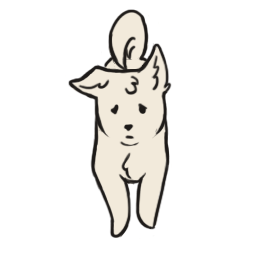
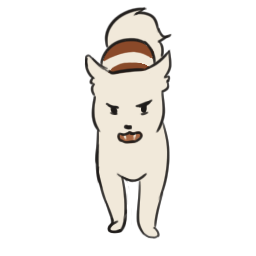
Layered file, before and after one edit (w=256, h=256). Changes by layer:
added group "Cat Lines" with 4 layers above "Stripe/Mouth" over bbox(83, 6, 172, 239)
added layer "Layer 15" (1st of 2, in "Cat Lines") in group "Cat Lines" over bbox(84, 6, 172, 239)
added layer "Layer 14" (1st of 2, in "Cat Lines") in group "Cat Lines" over bbox(83, 6, 172, 239)
added layer "Layer 13" (1st of 5, in "Cat Lines") in group "Cat Lines" over bbox(84, 9, 172, 239)
added layer "Layer 20" (1st of 2, in "Cat Lines") in group "Cat Lines" over bbox(86, 9, 172, 239)
added group "Stripe/Mouth" with 4 layers above "Color" over bbox(103, 36, 154, 144)
added layer "Layer 20" (2nd of 2, in "Stripe/Mouth") in group "Stripe/Mouth" over bbox(103, 40, 154, 144)
moved "Layer 19" (1st of 2, in "Stripe/Mouth") into group "Stripe/Mouth", painted on it over bbox(68, 9, 172, 239)
moved "Layer 18" (1st of 2, in "Stripe/Mouth") into group "Stripe/Mouth", painted on it over bbox(68, 9, 171, 239)
removed layer "Layer 17" from group "Color" over bbox(68, 6, 172, 239)
removed layer "Layer 16" from group "Color" over bbox(68, 9, 172, 239)
added layer "Layer 22" in group "Stripe/Mouth" over bbox(103, 40, 154, 143)
moved "Color" above "Layer 19" over bbox(68, 6, 172, 239)
added layer "Layer 13" (2nd of 5, in "Color") in group "Color" over bbox(87, 9, 170, 237)
added layer "Layer 13" (3rd of 5, in "Color") in group "Color" over bbox(85, 10, 171, 238)
added layer "Layer 13" (4th of 5, in "Color") in group "Color" over bbox(86, 12, 172, 236)
added layer "Layer 21" in group "Color" over bbox(89, 12, 172, 237)
hid group "Lines" (4 layers), opacity 100% → 14% over bbox(68, 6, 172, 239)
